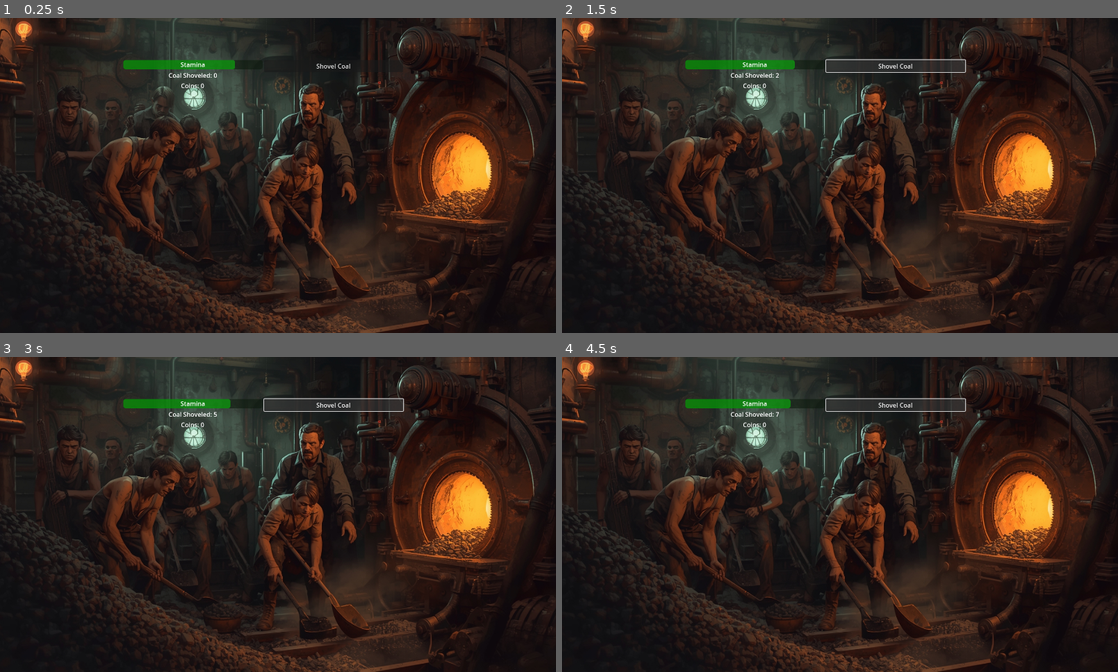
Above: before the commit, frames 1-4 (two rows, left to right).
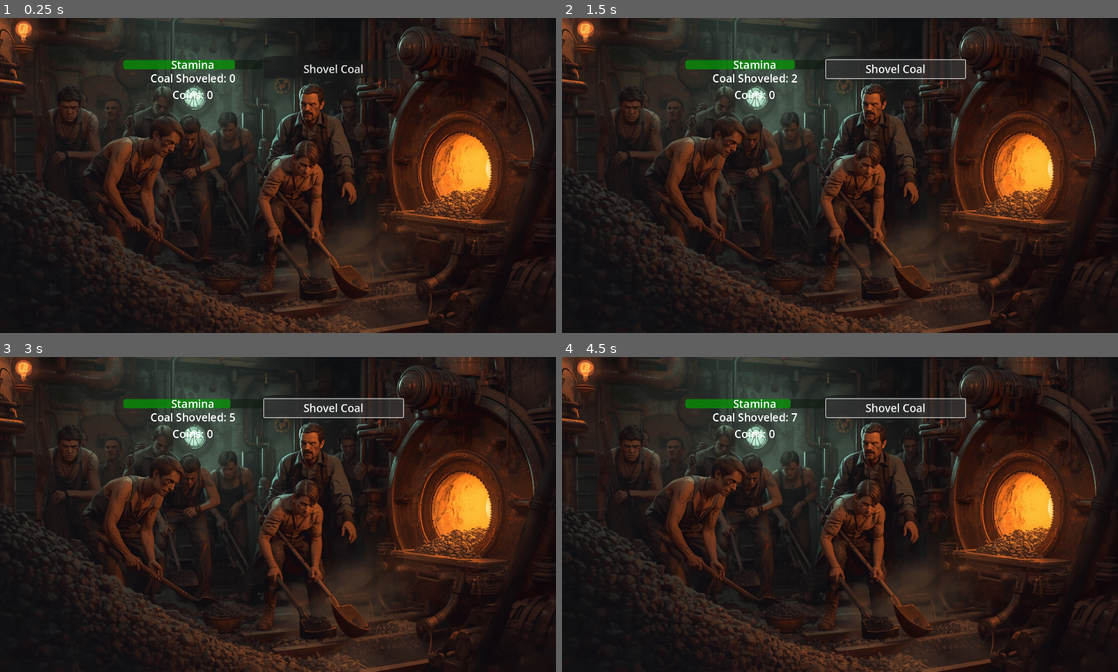
Above: after the commit, the same moments.

Repository: noahval/GoA
Game: Godot game, scene res://level1/furnace.tscn
Same seed, same stepped clock (60 frames per second), same inputs: the game is played once before the commit and once after it.
Inputs:
- Up to frame 1 (0.25 s): no input
- Up to frame 2 (1.5 s): click "Shovel Coal" at 0.5 s; click "Shovel Coal" at 1.25 s
- Up to frame 3 (3 s): click "Shovel Coal" at 2 s; tap Enter at 2.75 s
- Up to frame 4 (4.5 s): tap Space at 3.5 s; tap Enter at 4.25 s

The runs differ from the first frame. In frame 1, 0.6% of the frame differs, in the area x 27-71%, y 13-26%; in frame 2, 0.8%; in frame 3, 0.8%, in the area x 27-73%, y 13-26%; in frame 4, 0.8%.

Commit message:
Increase font size to 28px for better readability
- Apply 28px font size to all labels and buttons on both desktop and mobile
- Remove redundant font sizing from mobile scaling function
- Font scaling now applies universally in apply_font_scaling()

🤖 Generated with [Claude Code](https://claude.com/claude-code)

Co-Authored-By: Claude <noreply@anthropic.com>

Diff:
--- a/level1/furnace.gd
+++ b/level1/furnace.gd
@@ -10,7 +10,26 @@
 	coal_label.text = "Coal Shoveled: " + str(Level1Vars.coal)
 	coins_label.text = "Coins: " + str(int(Level1Vars.coins))
 	update_stamina_bar()
+	apply_font_scaling()
 	apply_mobile_scaling()
+
+func apply_font_scaling():
+	# Make all labels bigger
+	var left_labels = $HBoxContainer/LeftVBox.get_children()
+	for node in left_labels:
+		if node is Label:
+			node.add_theme_font_size_override("font_size", 28)
+		elif node is Panel:
+			# Handle the stamina label inside the panel
+			var stamina_label = node.get_node_or_null("StaminaLabel")
+			if stamina_label:
+				stamina_label.add_theme_font_size_override("font_size", 28)
+
+	# Make all buttons bigger
+	var buttons = $HBoxContainer/RightVBox.get_children()
+	for button in buttons:
+		if button is Button:
+			button.add_theme_font_size_override("font_size", 28)
 
 func apply_mobile_scaling():
 	var viewport_size = get_viewport().get_visible_rect().size
@@ -31,14 +50,6 @@
 		for button in buttons:
 			if button is Button:
 				button.custom_minimum_size = Vector2(0, 60)
-				if button.get("theme_override_font_sizes/font_size") == null:
-					button.add_theme_font_size_override("font_size", 24)
-
-		# Make left column labels bigger to match right column buttons
-		var left_labels = $HBoxContainer/LeftVBox.get_children()
-		for node in left_labels:
-			if node is Label:
-				node.add_theme_font_size_override("font_size", 24)
 
 func _process(delta):
 	if Level1Vars.auto_shovel_lvl > 0:
